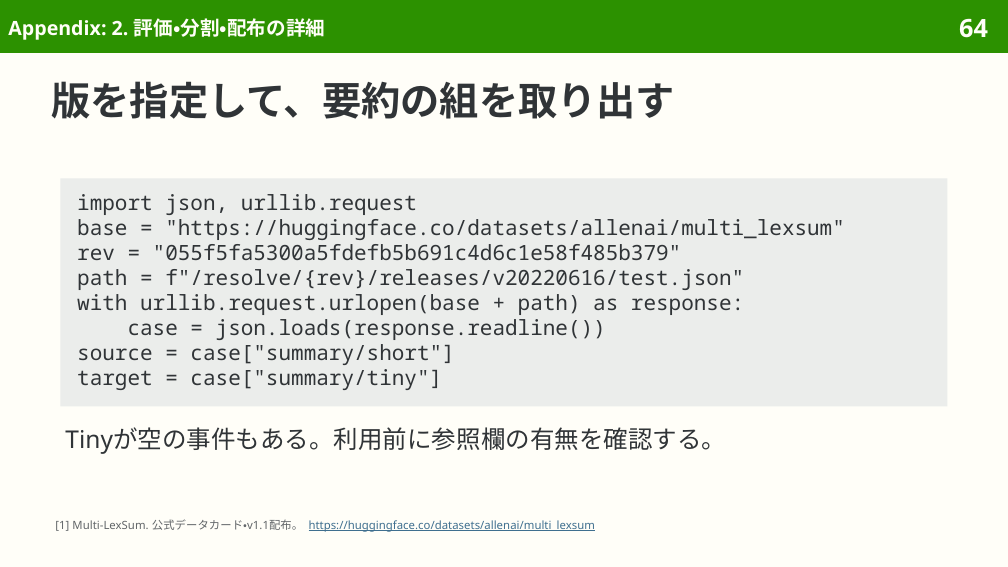
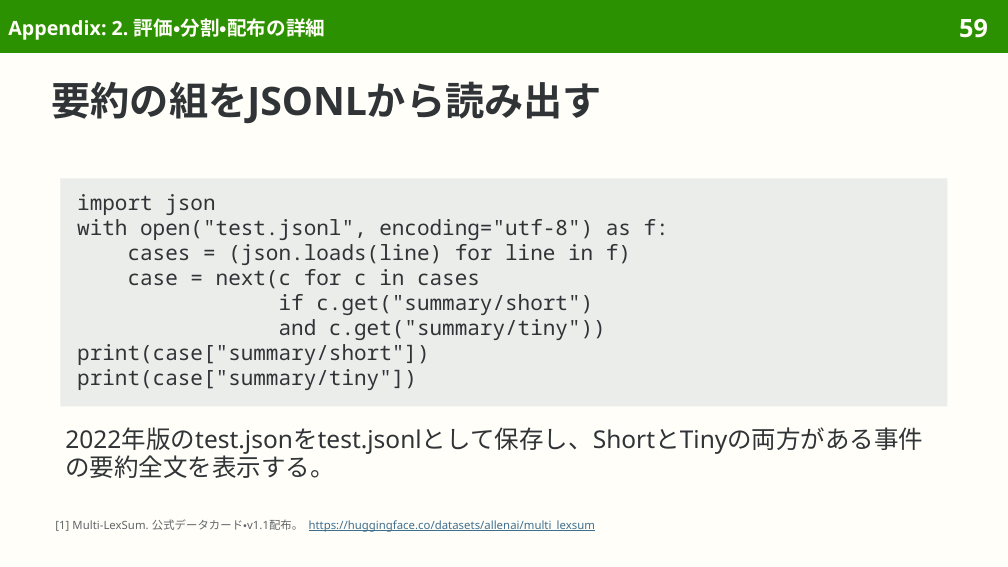
Before and after one commit to sasakiy84/datasets-in-10-minutes, a slide deck: slide 59 of slides/datasets-in-10-minutes-multilexsum.pptx (slide 64 before the commit). Drawn at 1008x567 pixels with LibreOffice and Linux fonts; fonts in the diff are those of the drawing. Boxes give left, top, right and bottom in pixels: in the first picture for what was removed or moved away, otherwise in the second. Text is boxed around its words. In the diff, an @@ line names an element or a change of style, - is before the commit and + after.

Commit message:
Center Multi-LexSum on expert civil-rights lawsuit summaries

```diff
--- a/slides/datasets-in-10-minutes-multilexsum.pptx
+++ b/slides/datasets-in-10-minutes-multilexsum.pptx
@@ page number at <box>959,19,988,38</box>: text changed @@
-64
+59
@@ title at <box>52,81,602,124</box>: text changed @@
-版を指定して、要約の組を取り出す
+要約の組をJSONLから読み出す
@@ text in rectangle at <box>77,194,669,390</box>: text changed @@
-import json, urllib.request
-base = "https://huggingface.co/datasets/allenai/multi_lexsum"
-rev = "055f5fa5300a5fdefb5b691c4d6c1e58f485b379"
-path = f"/resolve/{rev}/releases/v20220616/test.json"
-with urllib.request.urlopen(base + path) as response:
-case = json.loads(response.readline())
-source = case["summary/short"]
-target = case["summary/tiny"]
+import json
+with open("test.jsonl", encoding="utf-8") as f:
+cases = (json.loads(line) for line in f)
+case = next(c for c in cases
+if c.get("summary/short")
+and c.get("summary/tiny"))
+print(case["summary/short"])
+print(case["summary/tiny"])
@@ text at <box>65,427,923,478</box>: text changed @@
-Tinyが空の事件もある。利用前に参照欄の有無を確認する。
+2022年版のtest.jsonをtest.jsonlとして保存し、ShortとTinyの両方がある事件の要約全文を表示する。
```
Also in this commit, not shown: 44 other slides changed, 6 slides removed, 38 other files.
